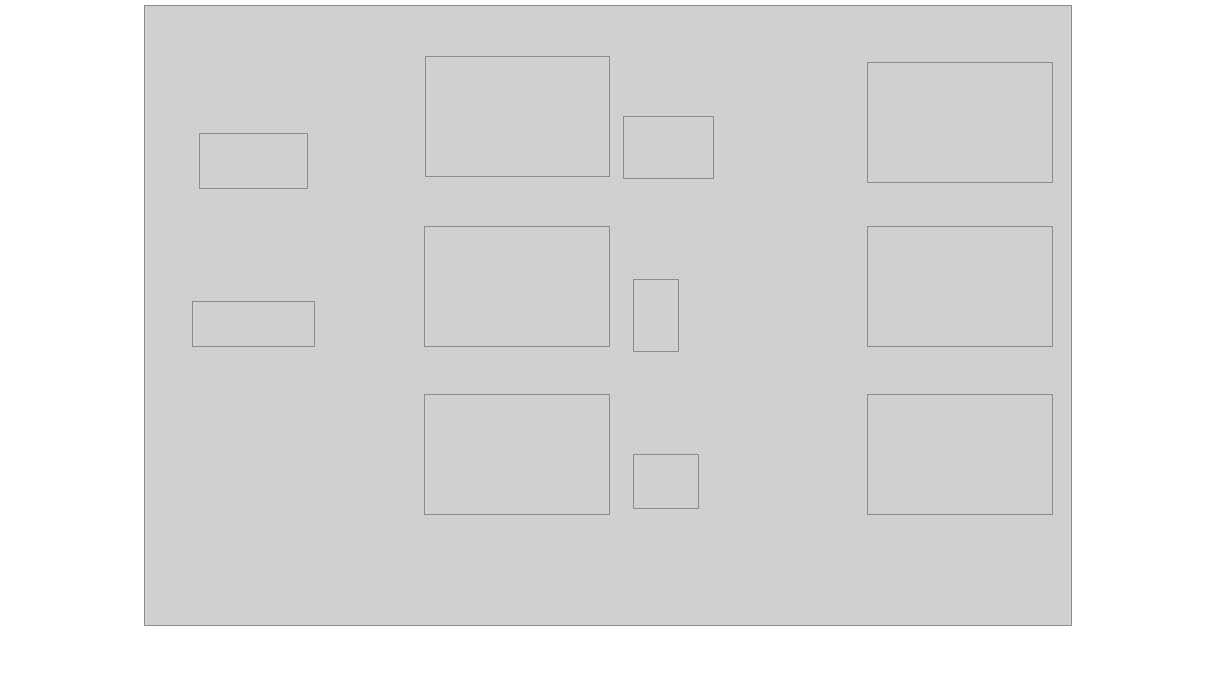
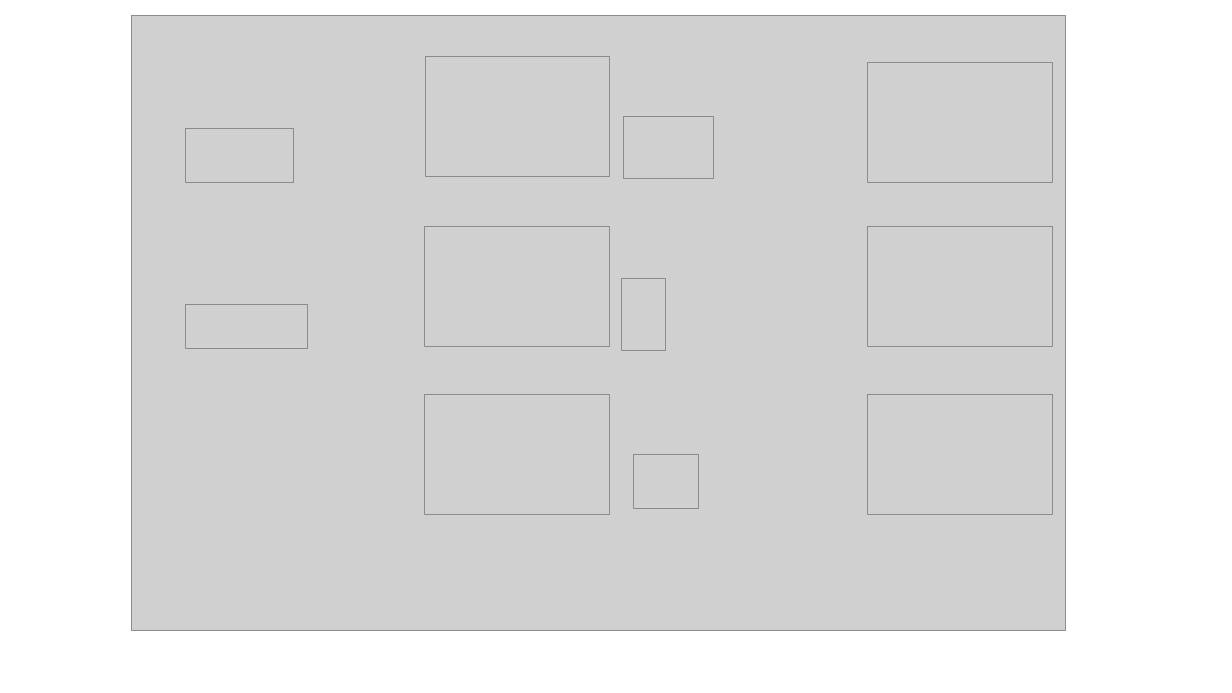
Before and after one commit to coreytcallaghan/intra_specific_urban_tolerance, a slide deck: slide 2 of Figures/figure_making.pptx. Drawn at 1232x693 pixels with LibreOffice and Linux fonts; fonts in the diff are those of the drawing; grey boxes stand for pictures. Boxes give left, top, right and bottom in pixels: in the first picture for what was removed or moved away, otherwise in the second. Text is boxed around its words. In the diff, an @@ line names an element or a change of style, - is before the commit and + after.

```diff
--- a/Figures/figure_making.pptx
+++ b/Figures/figure_making.pptx
@@ picture: place and size @@
-picture at (145,6,1072,626)
+picture at (131,16,1066,630)
@@ picture: place and size @@
-picture at (199,133,307,188)
+picture at (185,128,293,183)
@@ picture: place and size @@
-picture at (634,280,678,352)
+picture at (621,278,665,350)
@@ picture: place and size @@
-picture at (192,301,315,347)
+picture at (185,304,308,349)
```
Also in this commit, not shown: 4 other files.
